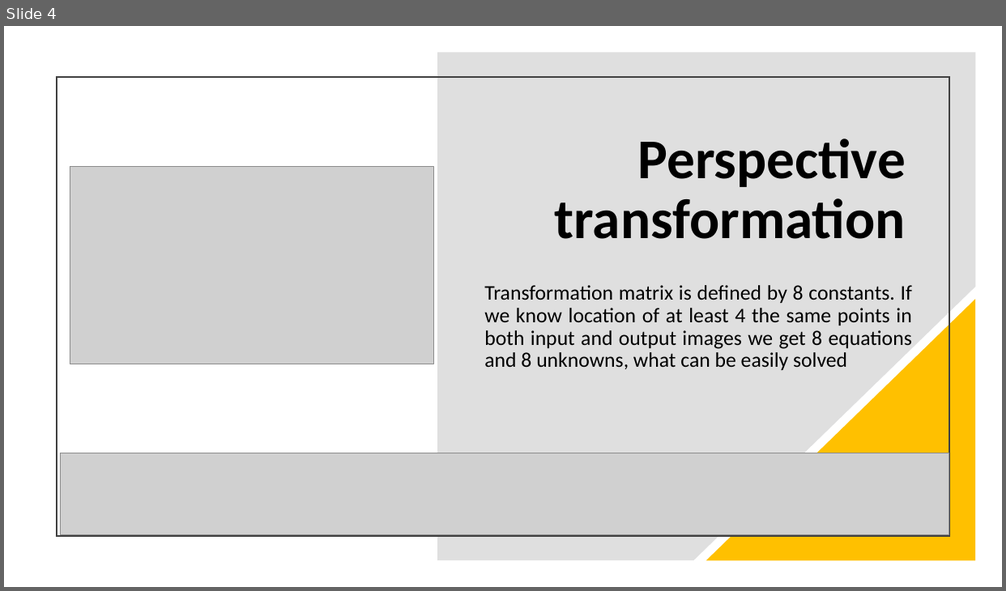
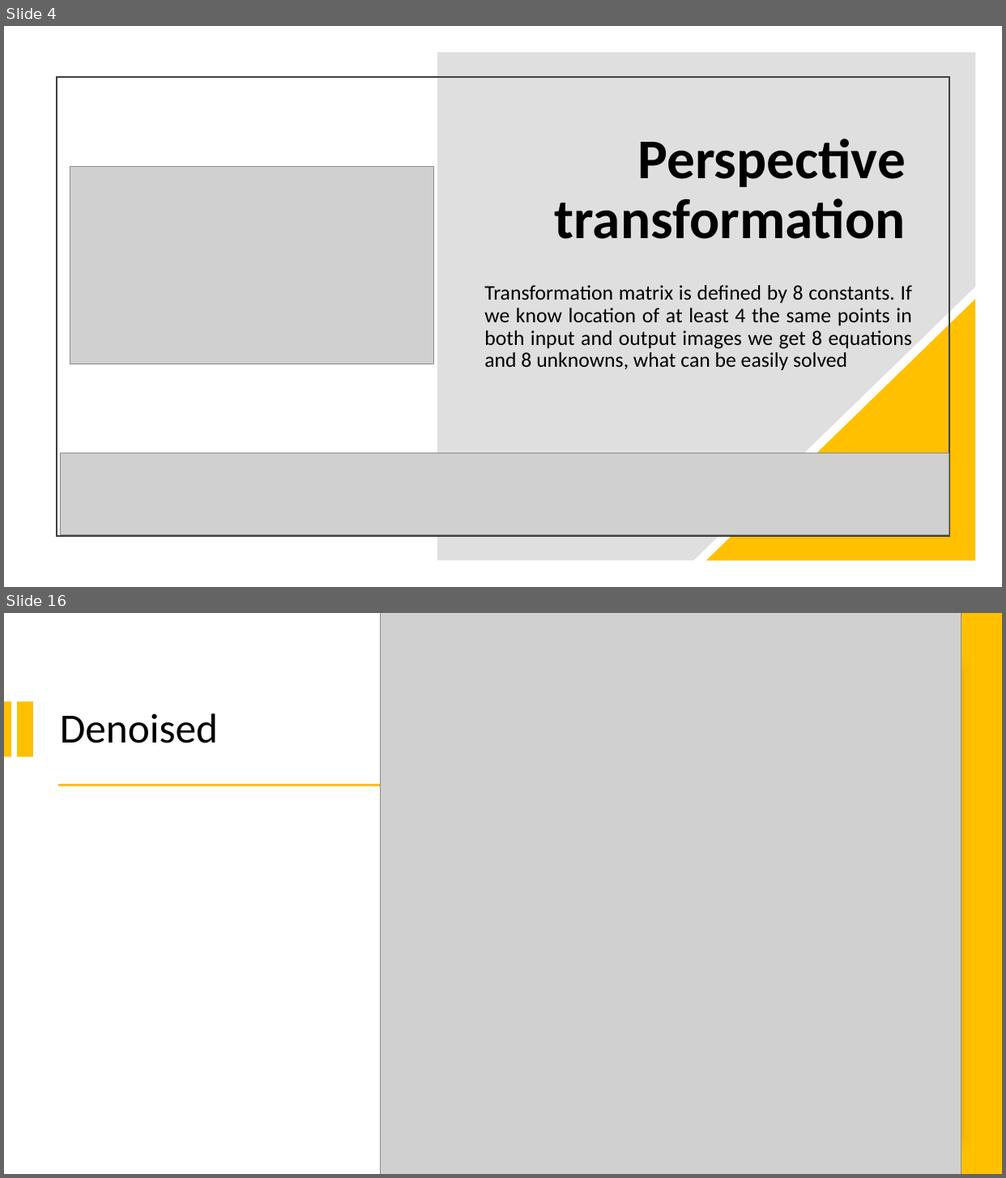
Before and after one commit to JerzyJerzu/Document-Scanner, a slide deck: document_scanner.pptx. Shown one above the other, each under a label of ours: slide 4 before the commit, slides 4 and 16 after it; the slides between them are not shown. The pictures are 1006x591 and 1006x1178 pixels, drawn with LibreOffice and Linux fonts; fonts in the diff are those of the drawing; grey boxes stand for pictures. Boxes give left, top, right and bottom in pixels: in the first picture for what was removed or moved away, otherwise in the second. Text is boxed around its words. In the diff, an @@ line names an element or a change of style, - is before the commit and + after.

```diff
--- a/document_scanner.pptx
+++ b/document_scanner.pptx
@@ slide 16 added at box(4, 613, 1002, 1174), background #FFFFFF @@
@@ picture added at box(380, 613, 961, 1174) @@
@@ rectangle added at box(880, 613, 1002, 1174), fill #FFC000 @@
@@ rectangle added at box(470, 655, 961, 1132), fill #FFFFFF @@
@@ rectangle added at box(4, 701, 11, 756), fill #FFC000 @@
@@ rectangle added at box(17, 701, 32, 756), fill #FFC000 @@
@@ title added at box(60, 713, 218, 743), 40 pt, text #000000 @@
+Denoised
@@ rectangle added at box(58, 785, 411, 786), fill #FFC000 @@
```
Also in this commit, not shown: 3 slides changed, 11 other slides added, 1 other file.
